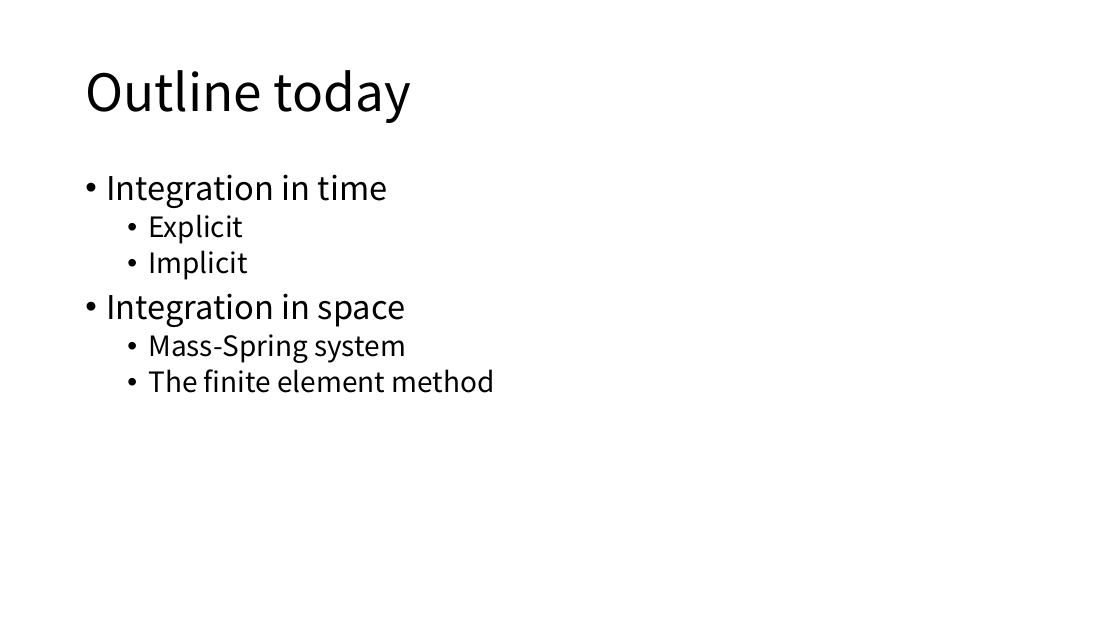
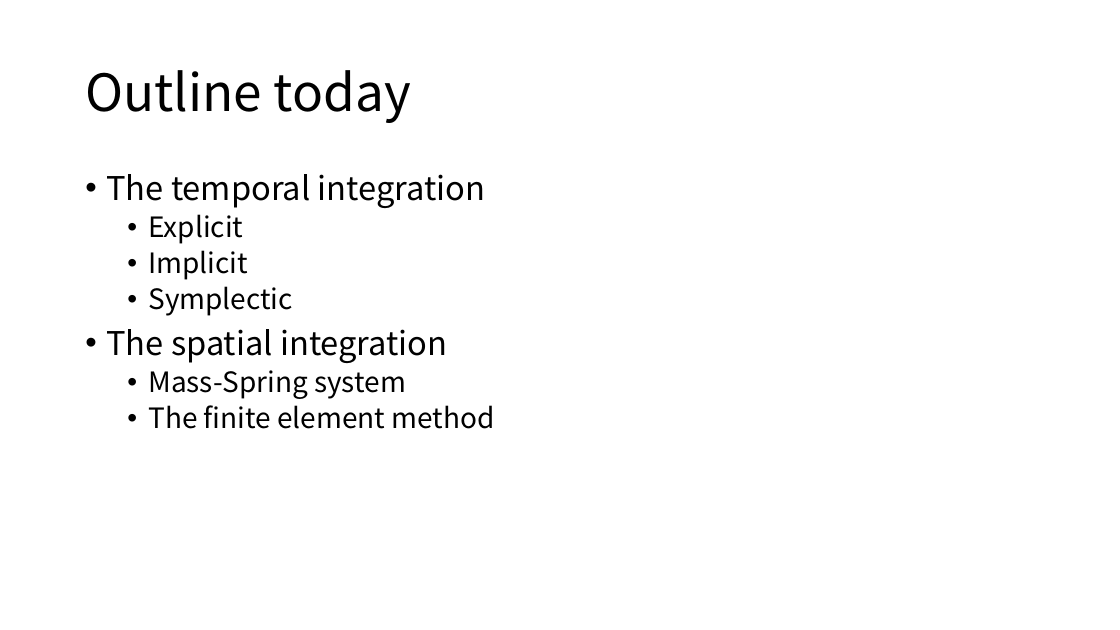
Before and after one commit to LILKOTYO/Lab-Presentation, a slide deck: slide 2 of 20220725_simulation/Deformable Simulation.pptx. Drawn at 1120x630 pixels with LibreOffice and Linux fonts; fonts in the diff are those of the drawing. Boxes give left, top, right and bottom in pixels: in the first picture for what was removed or moved away, otherwise in the second. Text is boxed around its words. In the diff, an @@ line names an element or a change of style, - is before the commit and + after.

```diff
--- a/20220725_simulation/Deformable Simulation.pptx
+++ b/20220725_simulation/Deformable Simulation.pptx
@@ text at box(106, 174, 485, 208): text changed @@
-• Integration in time
+• The temporal integration
@@ text at box(106, 286, 447, 363): text changed @@
-• Integration in space
+  • Symplectic
+• The spatial integration
```
Also in this commit, not shown: 5 other slides changed, 4 slides added, 7 other files.
